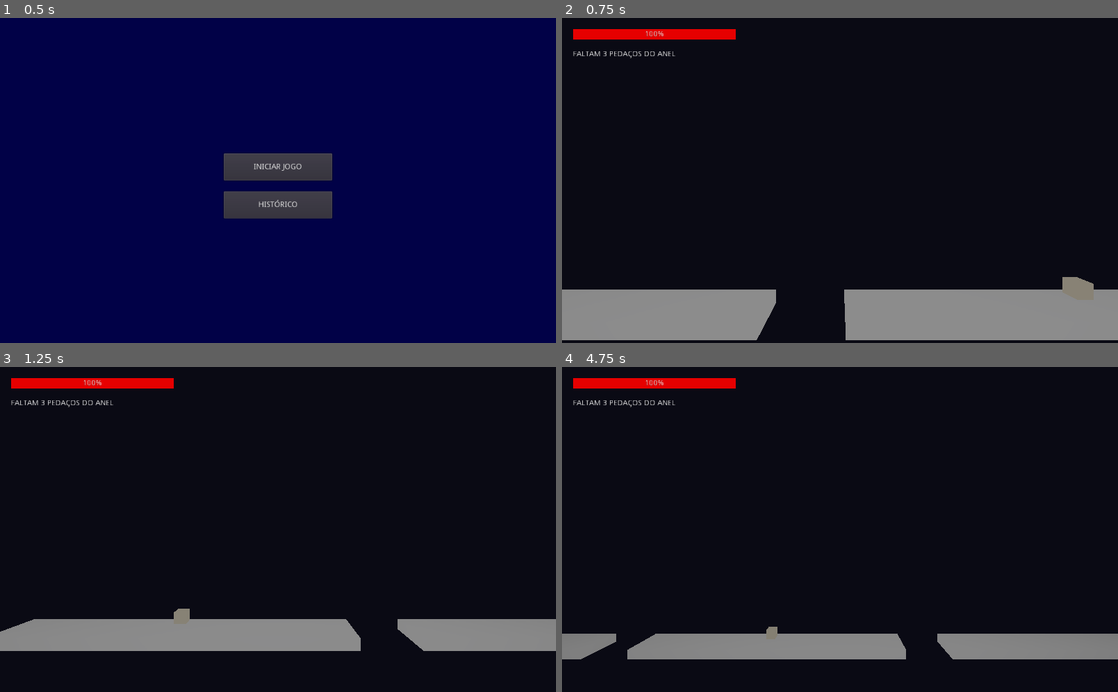
Above: before the commit, frames 1-4 (two rows, left to right).
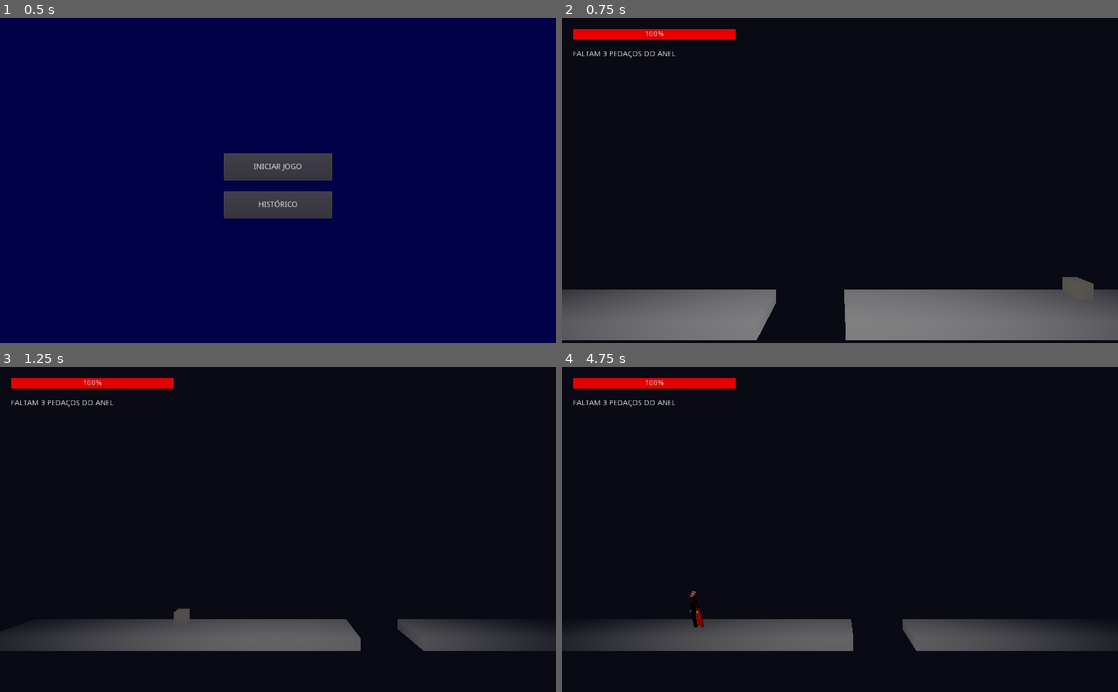
Above: after the commit, the same moments.

Repository: MayaraSSO/corre-conde
Game: Godot game, scene res://MenuPrincipal.tscn
Same seed, same stepped clock (60 frames per second), same inputs: the game is played once before the commit and once after it.
Inputs:
- Up to frame 1 (0.5 s): no input
- Up to frame 2 (0.75 s): click "INICIAR JOGO" at 0.5 s
- Up to frame 3 (1.25 s): no input
- Up to frame 4 (4.75 s): hold Right (ui_right) 1.28-2.03 s; hold Left (ui_left) 2.03-2.78 s; hold Right (ui_right) 2.78-3.53 s; hold Up (ui_up) 3.53-4.28 s; hold Left (ui_left) from 4.28 s (still down)

Frame 1 is identical in both runs. In frame 2, 9.4% of the frame differs, in the area x 0-100%, y 79-100%; in frame 3, 8.9%; in frame 4, 11%, in the area x 0-100%, y 68-90%.

Commit message:
Correções do Menu inicial, da Zona de Luz e da Game Over

Diff:
--- a/Cam_Follow.gd
+++ b/Cam_Follow.gd
@@ -8,7 +8,7 @@
 
 # --- LÓGICA DE VARREDURA (PERCORRER OS BLOCOS) ---
 var estado = "apresentacao_ida"
-var cronometro = 3.5 # 3.5 segundos deslizando até o chefe
+var cronometro = 2.5 # 2.5 segundos deslizando até o chefe
 
 # X=450 (Viaja pela fase inteira) | Y=10 (Altura para ver os buracos) | Z=15 (Afastamento lateral)
 var offset_fim_fase = Vector3(450.0, 10.0, 15.0)
@@ -27,7 +27,7 @@
 		# Quando der 3.5s, ela engata a marcha à ré
 		if cronometro <= 0:
 			estado = "apresentacao_volta"
-			cronometro = 2.5 # 2.5 segundos para voltar rapidamente ao Conde
+			cronometro = 1.5 # 1.5 segundos para voltar rapidamente ao Conde
 
 	# 2. A VOLTA: A Câmera recua deslizando de volta para o início
 	elif estado == "apresentacao_volta":
--- a/Conde.gd
+++ b/Conde.gd
@@ -6,14 +6,34 @@
 var velocidade_movimento = 8.0
 
 
-# --- NOVAS VARIÁVEIS DE VIDA E LUZ ---
+# --- NOVAS VARIÁVEIS DE VIDA ---
 var energia_vital = 100.0
-var tomando_dano_de_luz = false
-var dano_da_luz_por_segundo = 15.0
+var vida_anterior = 100.0
+var tempo_exibir_dano = 0.0
+var tempo_animacao = 0.0
 
 # --- VARIÁVEIS DO ANEL ---
 var pedacos_coletados = 0
 var total_pedacos = 3
+
+# --- TEXTURAS E NÓ DO SPRITE ---
+onready var sprite_node = $SpriteConde
+var grupo_anim_anterior = null
+
+var sheet_parado = preload("res://Imagens/Conde_Parado_Sheet.png")
+var sheet_correndo = preload("res://Imagens/Conde_Correndo_Sheet.png")
+var sheet_pulo = preload("res://Imagens/Conde_Pulo_Sheet.png")
+var sheet_queda = preload("res://Imagens/Conde_Queda_Sheet.png")
+var sheet_dano = preload("res://Imagens/Conde_Dano_Sheet.png")
+
+
+
+func _ready():
+	if sprite_node != null:
+		sprite_node.texture = sheet_parado
+		sprite_node.hframes = 4
+		sprite_node.vframes = 1
+		sprite_node.frame = 0
 
 func _physics_process(delta):
 
@@ -41,34 +61,16 @@
 	# 5. Executa a movimentação e colisão
 	velocidade = move_and_slide(velocidade, Vector3.UP)
 
-	# 6. Sistema de Dano da Luz (Com trava de valor mínimo)
-	if tomando_dano_de_luz == true:
-		# Subtrai o dano normalmente
-		energia_vital -= dano_da_luz_por_segundo * delta
+	# 7. Máquina de Estados Visual das Sprites 2.5D
+	_atualizar_visual_conde(delta, direcao_x)
 
-		# Atualiza o visual da barra na tela
-		$HUD/BarraVida.value = energia_vital
-
-		# Guarda de segurança: se a energia cair abaixo de zero, fixamos em zero
-		if energia_vital <= 0:
-			energia_vital = 0
-			print("GAME OVER: O Conde virou cinzas sob o sol!")
-			var _erro = get_tree().reload_current_scene()
-		# No futuro, aqui chamaremos a função de reiniciar a fase
-		else:
-			# O 'stepify' limpa os números quebrados do float, mostrando só 1 casa decimal
-			print("CUIDADO! Energia: ", stepify(energia_vital, 0.1))
-# Se o Conde cair no abismo (passar de Y = -5), a fase recomeça do zero
+	# 6. Se o Conde cair no abismo (passar de Y = -5), a fase recomeça com derrota por queda
 	if translation.y < -5.0:
-		var _reiniciar = get_tree().reload_current_scene()
-
-func _on_ZonaLuz_body_entered(body):
-	if body.name == "Conde":
-		tomando_dano_de_luz = true
-
-func _on_ZonaLuz_body_exited(body):
-	if body.name == "Conde":
-		tomando_dano_de_luz = false
+		var arquivo = File.new()
+		var _erro = arquivo.open("user://motivo_morte.txt", File.WRITE)
+		arquivo.store_string("queda")
+		arquivo.close()
+		var _reiniciar = get_tree().change_scene("res://GameOver.tscn")
 
 func pegar_pedaco_anel():
 	pedacos_coletados += 1
@@ -83,3 +85,69 @@
 		$HUD/TextoAnel.text = "ANEL COMPLETO!"
 		print("VITÓRIA: O Conde juntou todos os pedaços!")
 		# Aqui poderemos chamar a tela de vitória no futuro!
+
+func _atualizar_visual_conde(delta, direcao_x):
+	if sprite_node == null:
+		return
+
+	# A. Detecção de Dano (se a vida caiu em relação ao frame anterior)
+	if energia_vital < vida_anterior:
+		tempo_exibir_dano = 0.35 # Mostra o sprite de dano por 0.35 segundos
+	vida_anterior = energia_vital
+
+	var nova_sheet = sheet_parado
+	var total_frames = 4
+	var vel_anim = 4.0 # FPS padrão
+
+	# Diminui o cronômetro do dano
+	if tempo_exibir_dano > 0:
+		tempo_exibir_dano -= delta
+		nova_sheet = sheet_dano
+		total_frames = 4
+		vel_anim = 8.0 # Anima o dano a 8 FPS
+		sprite_node.modulate = Color(1, 0.4, 0.4, 1) # Pisca em vermelho
+	else:
+		sprite_node.modulate = Color(1, 1, 1, 1) # Cor normal
+
+		# B. Animação de Movimento (Pulo, Queda, Corrida, Parado)
+		if not is_on_floor():
+			# No ar
+			if velocidade.y > 0:
+				nova_sheet = sheet_pulo
+				total_frames = 2
+			else:
+				nova_sheet = sheet_queda
+				total_frames = 2
+			vel_anim = 4.0 # Anima mais lento no ar (4 FPS)
+		else:
+			# No chão
+			if direcao_x != 0:
+				nova_sheet = sheet_correndo
+				total_frames = 4
+				vel_anim = 10.0 # Anima corrida a 10 FPS (mais rápido e dinâmico)
+			else:
+				nova_sheet = sheet_parado
+				total_frames = 4
+				vel_anim = 4.0 # Anima respiração parado a 4 FPS
+
+	# Se mudou a spritesheet de animação, atualiza textura/hframes e reseta tempo
+	if nova_sheet != grupo_anim_anterior:
+		sprite_node.texture = nova_sheet
+		sprite_node.hframes = total_frames
+		sprite_node.vframes = 1
+		tempo_animacao = 0.0
+		grupo_anim_anterior = nova_sheet
+
+	# Avança o tempo da animação
+	tempo_animacao += delta * vel_anim
+
+	# Calcula o índice do frame correspondente e atualiza na GPU via offset UV nativo
+	var frame_idx = int(tempo_animacao) % total_frames
+	if sprite_node.frame != frame_idx:
+		sprite_node.frame = frame_idx
+
+	# C. Orientação Horizontal (Inversão/Flip)
+	if direcao_x < 0:
+		sprite_node.flip_h = true
+	elif direcao_x > 0:
+		sprite_node.flip_h = false
--- a/Conde.tscn
+++ b/Conde.tscn
@@ -1,6 +1,7 @@
-[gd_scene load_steps=4 format=2]
+[gd_scene load_steps=5 format=2]
 
 [ext_resource path="res://Conde.gd" type="Script" id=1]
+[ext_resource path="res://Imagens/Conde_Parado_0.png" type="Texture" id=3]
 
 [sub_resource type="CapsuleMesh" id=1]
 
@@ -12,9 +13,15 @@
 script = ExtResource( 1 )
 
 [node name="MeshInstance" type="MeshInstance" parent="."]
+visible = false
 transform = Transform( 1, 0, 0, 0, -4.37114e-08, -1, 0, 1, -4.37114e-08, 0, 0, 0 )
 mesh = SubResource( 1 )
 
 [node name="CollisionShape" type="CollisionShape" parent="."]
 transform = Transform( 1, 0, 0, 0, -1, 8.74228e-08, 0, -8.74228e-08, -1, 0, 0, 0 )
 shape = SubResource( 2 )
+
+[node name="SpriteConde" type="Sprite3D" parent="."]
+transform = Transform( 0.55, 0, 0, 0, 0.55, 0, 0, 0, 1, 0, 0.8, 0 )
+billboard = 1
+texture = ExtResource( 3 )
--- a/Fase1.tscn
+++ b/Fase1.tscn
@@ -7,15 +7,16 @@
 [ext_resource path="res://Paladino.tscn" type="PackedScene" id=5]
 [ext_resource path="res://Cam_Follow.gd" type="Script" id=6]
 [ext_resource path="res://MenuPause.tscn" type="PackedScene" id=7]
+[ext_resource path="res://PedacoAnel.tscn" type="PackedScene" id=8]
 
 [sub_resource type="BoxShape" id=17]
 
 [sub_resource type="SpatialMaterial" id=16]
 flags_transparent = true
 flags_unshaded = true
-albedo_color = Color( 0.972549, 0.988235, 0.0235294, 0.0666667 )
+albedo_color = Color( 0.972549, 0.988235, 0.0235294, 0.4 )
 
-[sub_resource type="PrismMesh" id=15]
+[sub_resource type="CubeMesh" id=15]
 material = SubResource( 16 )
 
 [sub_resource type="CapsuleShape" id=6]
@@ -31,22 +32,23 @@
 background_color = Color( 0.0392157, 0.0392157, 0.0784314, 1 )
 ambient_light_color = Color( 0.54902, 0.54902, 0.54902, 1 )
 fog_enabled = true
-fog_color = Color( 0.301961, 0.301961, 0.301961, 1 )
-fog_depth_begin = 15.0
+fog_color = Color( 0.0392157, 0.0392157, 0.0784314, 1 )
+fog_depth_begin = 10.0
+fog_depth_end = 38.0
 
 [node name="Fase1" type="Spatial"]
 transform = Transform( 1, 0, 0, 0, 1, 0, 0, 0, 1, 131.535, -7.29154, -67.3186 )
 
 [node name="ZonaLuz" type="Area" parent="."]
-transform = Transform( 1, 0, 0, 0, 1, 0, 0, 0, 1, -40, 0, 0 )
+transform = Transform( 1, 0, 0, 0, 1, 0, 0, 0, 1, -15, 0, 0 )
 script = ExtResource( 3 )
 
 [node name="CollisionShape" type="CollisionShape" parent="ZonaLuz"]
-transform = Transform( 10, 0, 0, 0, 80, 0, 0, 0, 20, 0, 0, 0 )
+transform = Transform( 500, 0, 0, 0, 80, 0, 0, 0, 2, -500, 0, 0 )
 shape = SubResource( 17 )
 
 [node name="MeshInstance" type="MeshInstance" parent="ZonaLuz"]
-transform = Transform( 10, 0, 0, 0, 80, 0, 0, 0, 20, 0, 0, 0 )
+transform = Transform( 500, 0, 0, 0, 80, 0, 0, 0, 2, -500, 0, 0 )
 mesh = SubResource( 15 )
 
 [node name="Conde" parent="." instance=ExtResource( 1 )]
@@ -146,5 +148,8 @@
 
 [node name="MenuPause" parent="." instance=ExtResource( 7 )]
 
-[connection signal="body_entered" from="ZonaLuz" to="ZonaLuz" method="_on_ZonaLuz_body_entered"]
-[connection signal="body_exited" from="ZonaLuz" to="ZonaLuz" method="_on_ZonaLuz_body_exited"]
+[node name="PedacoAnel1" parent="." instance=ExtResource( 8 )]
+transform = Transform( 1, 0, 0, 0, 1, 0, 0, 0, 1, 210, 2.0, 0 )
+
+[node name="PedacoAnel2" parent="." instance=ExtResource( 8 )]
+transform = Transform( 1, 0, 0, 0, 1, 0, 0, 0, 1, 385, 5.5, 0 )
--- /dev/null
+++ b/GameOver.gd
@@ -0,0 +1,27 @@
+extends Control
+
+func _ready():
+	var motivo_morte = "sol"
+	var arquivo = File.new()
+	if arquivo.file_exists("user://motivo_morte.txt"):
+		var _erro = arquivo.open("user://motivo_morte.txt", File.READ)
+		motivo_morte = arquivo.get_as_text().strip_edges()
+		arquivo.close()
+
+	if motivo_morte == "queda":
+		$TituloGameOver.text = "O CONDE DESPENCOU!"
+		$SubTitulo.text = "A queda no abismo foi fatal."
+	elif motivo_morte == "paladino":
+		$TituloGameOver.text = "O PALADINO VENCEU!"
+		$SubTitulo.text = "Você foi derrotado pelo campeão da luz."
+	else:
+		$TituloGameOver.text = "O CONDE VIROU CINZAS!"
+		$SubTitulo.text = "A luz do sol foi implacável..."
+
+func _on_BotaoTentarNovamente_pressed():
+	# Recarrega a Fase 1 para tentar de novo
+	var _recarregar = get_tree().change_scene("res://Fase1.tscn")
+
+func _on_BotaoMenuPrincipal_pressed():
+	# Volta para o menu principal
+	var _voltar = get_tree().change_scene("res://MenuPrincipal.tscn")
--- /dev/null
+++ b/GameOver.tscn
@@ -0,0 +1,60 @@
+[gd_scene load_steps=2 format=2]
+
+[ext_resource path="res://GameOver.gd" type="Script" id=1]
+
+[node name="GameOver" type="Control"]
+anchor_right = 1.0
+anchor_bottom = 1.0
+script = ExtResource( 1 )
+
+[node name="Fundo" type="ColorRect" parent="."]
+anchor_right = 1.0
+anchor_bottom = 1.0
+color = Color( 0.05, 0.0, 0.0, 1 )
+
+[node name="TituloGameOver" type="Label" parent="."]
+anchor_left = 0.5
+anchor_top = 0.25
+anchor_right = 0.5
+anchor_bottom = 0.25
+margin_left = -200.0
+margin_right = 200.0
+margin_bottom = 60.0
+text = "O CONDE VIROU CINZAS"
+align = 1
+valign = 1
+
+[node name="SubTitulo" type="Label" parent="."]
+anchor_left = 0.5
+anchor_top = 0.35
+anchor_right = 0.5
+anchor_bottom = 0.35
+margin_left = -200.0
+margin_right = 200.0
+margin_bottom = 40.0
+text = "A luz do sol foi implacável..."
+align = 1
+valign = 1
+
+[node name="BotaoTentarNovamente" type="Button" parent="."]
+anchor_left = 0.5
+anchor_top = 0.55
+anchor_right = 0.5
+anchor_bottom = 0.55
+margin_left = -100.0
+margin_right = 100.0
+margin_bottom = 50.0
+text = "TENTAR NOVAMENTE"
+
+[node name="BotaoMenuPrincipal" type="Button" parent="."]
+anchor_left = 0.5
+anchor_top = 0.65
+anchor_right = 0.5
+anchor_bottom = 0.65
+margin_left = -100.0
+margin_right = 100.0
+margin_bottom = 50.0
+text = "MENU PRINCIPAL"
+
+[connection signal="pressed" from="BotaoTentarNovamente" to="." method="_on_BotaoTentarNovamente_pressed"]
+[connection signal="pressed" from="BotaoMenuPrincipal" to="." method="_on_BotaoMenuPrincipal_pressed"]
--- a/Paladino.gd
+++ b/Paladino.gd
@@ -28,6 +28,31 @@
 func _on_Paladino_body_entered(body):
 	# Se quem bateu no Paladino foi o Conde
 	if body.name == "Conde":
+		# 1. Verifica se o Conde pegou os 2 pedaços de anel espalhados pela fase
+		if body.pedacos_coletados < 2:
+			print("CHEFÃO: Conde tentou enfrentar o paladino sem as peças do anel! Repelido...")
+
+			# Conde toma dano por tentar encarar o paladino despreparado
+			body.energia_vital -= 25.0
+			body.get_node("HUD/BarraVida").value = body.energia_vital
+
+			# Mostra o aviso na tela do HUD
+			body.get_node("HUD/TextoAnel").text = "ANEL INCOMPLETO! COLETE OS PEDAÇOS!"
+
+			# Se morrer para o Paladino
+			if body.energia_vital <= 0:
+				body.energia_vital = 0
+				var arquivo = File.new()
+				var _erro = arquivo.open("user://motivo_morte.txt", File.WRITE)
+				arquivo.store_string("paladino")
+				arquivo.close()
+				var _morte = get_tree().change_scene("res://GameOver.tscn")
+			else:
+				# Repele o conde para trás (esquerda) para tirá-lo de cima da colisão
+				body.translation.x -= 8.0
+			return # Bloqueia a vitória!
+
+		# Se tiver coletado os 2 pedaços, ele drena o Paladino e vence!
 		print("VITÓRIA! O Conde drenou o Paladino, pegou o ouro e 1/4 do Anel!")
 
 		# 1. Drena o sangue: A vida do Conde volta para 100%!
@@ -37,5 +62,11 @@
 		# 2. Desliga o Tsunami de luz para ele não te engolir durante a vitória
 		get_parent().get_node("ZonaLuz").set_process(false)
 
-		# 3. O Paladino morre (some do mapa)
+		# 3. Dá o pedaço do anel ao Conde (completando 3)
+		body.pegar_pedaco_anel()
+
+		# 4. O Paladino morre (some do mapa)
 		queue_free()
+
+		# 5. Manda para a tela de vitória
+		var _vitoria = get_tree().change_scene("res://TelaVitoria.tscn")
--- /dev/null
+++ b/PedacoAnel.gd
@@ -0,0 +1,11 @@
+extends Area
+
+func _on_PedacoAnel_body_entered(body):
+	# Se quem encostou foi o Conde (o jogador)
+	if body.name == "Conde":
+		# Chama a função que já existe no Conde para contar o pedaço
+		body.pegar_pedaco_anel()
+		print("COLETOU! O Conde pegou um pedaço do Anel!")
+
+		# Some do mapa instantaneamente
+		queue_free()
--- /dev/null
+++ b/PedacoAnel.tscn
@@ -0,0 +1,29 @@
+[gd_scene load_steps=5 format=2]
+
+[ext_resource path="res://PedacoAnel.gd" type="Script" id=1]
+
+[sub_resource type="SpatialMaterial" id=1]
+flags_unshaded = true
+albedo_color = Color( 1.0, 0.84, 0.0, 1 )
+emission_enabled = true
+emission = Color( 1.0, 0.75, 0.0, 1 )
+emission_energy = 2.0
+
+[sub_resource type="SphereMesh" id=2]
+radius = 0.4
+height = 0.8
+material = SubResource( 1 )
+
+[sub_resource type="SphereShape" id=3]
+radius = 0.6
+
+[node name="PedacoAnel" type="Area"]
+script = ExtResource( 1 )
+
+[node name="MeshInstance" type="MeshInstance" parent="."]
+mesh = SubResource( 2 )
+
+[node name="CollisionShape" type="CollisionShape" parent="."]
+shape = SubResource( 3 )
+
+[connection signal="body_entered" from="." to="." method="_on_PedacoAnel_body_entered"]
--- /dev/null
+++ b/TelaVitoria.gd
@@ -0,0 +1,5 @@
+extends Control
+
+func _on_BotaoMenuPrincipal_pressed():
+	# Volta para o menu principal
+	var _voltar = get_tree().change_scene("res://MenuPrincipal.tscn")
--- /dev/null
+++ b/TelaVitoria.tscn
@@ -0,0 +1,61 @@
+[gd_scene load_steps=2 format=2]
+
+[ext_resource path="res://TelaVitoria.gd" type="Script" id=1]
+
+[node name="TelaVitoria" type="Control"]
+anchor_right = 1.0
+anchor_bottom = 1.0
+script = ExtResource( 1 )
+
+[node name="Fundo" type="ColorRect" parent="."]
+anchor_right = 1.0
+anchor_bottom = 1.0
+color = Color( 0.0, 0.0, 0.15, 1 )
+
+[node name="TituloVitoria" type="Label" parent="."]
+anchor_left = 0.5
+anchor_top = 0.2
+anchor_right = 0.5
+anchor_bottom = 0.2
+margin_left = -250.0
+margin_right = 250.0
+margin_bottom = 60.0
+text = "O CONDE TRIUNFOU!"
+align = 1
+valign = 1
+
+[node name="SubTitulo" type="Label" parent="."]
+anchor_left = 0.5
+anchor_top = 0.32
+anchor_right = 0.5
+anchor_bottom = 0.32
+margin_left = -250.0
+margin_right = 250.0
+margin_bottom = 40.0
+text = "O Paladino foi drenado e o fragmento do Anel foi conquistado!"
+align = 1
+valign = 1
+
+[node name="Descricao" type="Label" parent="."]
+anchor_left = 0.5
+anchor_top = 0.42
+anchor_right = 0.5
+anchor_bottom = 0.42
+margin_left = -250.0
+margin_right = 250.0
+margin_bottom = 40.0
+text = "A escuridão protege os seus... por enquanto."
+align = 1
+valign = 1
+
+[node name="BotaoMenuPrincipal" type="Button" parent="."]
+anchor_left = 0.5
+anchor_top = 0.6
+anchor_right = 0.5
+anchor_bottom = 0.6
+margin_left = -100.0
+margin_right = 100.0
+margin_bottom = 50.0
+text = "MENU PRINCIPAL"
+
+[connection signal="pressed" from="BotaoMenuPrincipal" to="." method="_on_BotaoMenuPrincipal_pressed"]
--- a/ZonaLuz.gd
+++ b/ZonaLuz.gd
@@ -1,11 +1,8 @@
 extends Area
 
-export var velocidade_perseguicao = 2.5
+export var velocidade_perseguicao = 5.0
 var perseguindo = false
-var tempo_espera = 8.0
-
-# Variável para rastrear se o Conde está dentro da luz
-var conde_sendo_queimado = null
+var tempo_espera = 2.0
 
 func _process(delta):
 	# 1. Movimento da Parede de Luz
@@ -15,17 +12,25 @@
 		else:
 			translation.x += velocidade_perseguicao * delta
 
-	# 2. Sistema de Dano Contínuo
-	if conde_sendo_queimado != null:
-		# Tira 20 pontos de vida POR SEGUNDO
-		conde_sendo_queimado.energia_vital -= 20.0 * delta
-		conde_sendo_queimado.get_node("HUD/BarraVida").value = conde_sendo_queimado.energia_vital
-func _on_ZonaLuz_body_entered(body):
-	if body.name == "Conde":
-		print("ENTROU NA LUZ: Começou a tomar dano!")
-		conde_sendo_queimado = body
+	# 2. Sistema de Dano Contínuo da Luz Solar
+	# Todo ponto à esquerda do limite da onda de luz está ensolarado
+	var conde = get_parent().get_node_or_null("Conde")
+	if conde != null:
+		var limite_sol = translation.x # A frente física e visual está alinhada com a posição X
+		if conde.translation.x < limite_sol:
+			# O Conde está na luz solar!
+			# Tiramos 25.0 de vida por segundo
+			conde.energia_vital -= 25.0 * delta
 
-func _on_ZonaLuz_body_exited(body):
-	if body.name == "Conde":
-		print("SAIU DA LUZ: Dano parou!")
-		conde_sendo_queimado = null
+			var hud_barra = conde.get_node_or_null("HUD/BarraVida")
+			if hud_barra != null:
+				hud_barra.value = conde.energia_vital
+
+			# Se a energia acabou, manda para o Game Over de Sol
+			if conde.energia_vital <= 0:
+				conde.energia_vital = 0
+				var arquivo = File.new()
+				var _erro = arquivo.open("user://motivo_morte.txt", File.WRITE)
+				arquivo.store_string("sol")
+				arquivo.close()
+				var _recarregar = get_tree().change_scene("res://GameOver.tscn")
--- a/project.godot
+++ b/project.godot
@@ -12,6 +12,10 @@
 
 run/main_scene="res://MenuPrincipal.tscn"
 
+[autoload]
+
+DadosJogo="*res://DadosJogo.gd"
+
 [rendering]
 
 quality/driver/driver_name="GLES2"
Not shown: 1 places in Fase1.tscn that only renumber resources
Binary file added: Imagens/Conde_ Empurrando.png
Not shown, added: Imagens/Conde_ Empurrando.png.import
Binary file added: Imagens/Conde_Correndo.png
Not shown, added: Imagens/Conde_Correndo.png.import
Binary file added: Imagens/Conde_Correndo_0.png
Not shown, added: Imagens/Conde_Correndo_0.png.import
Binary file added: Imagens/Conde_Correndo_1.png
Not shown, added: Imagens/Conde_Correndo_1.png.import
Binary file added: Imagens/Conde_Correndo_2.png
Not shown, added: Imagens/Conde_Correndo_2.png.import
Binary file added: Imagens/Conde_Correndo_3.png
(and 65 more such lines)
